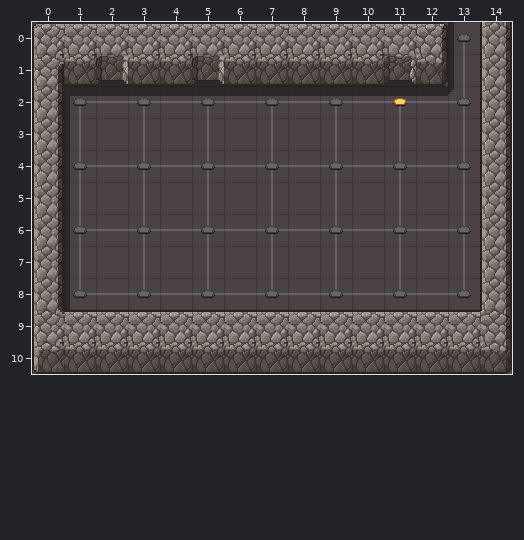
Two states of a Tiled map, cocos/Code/assets/resources/map/map_2-1-E-1.tmx. Above: the version before the commit.
Cells are 32x32 px. Shown: x 0..14, y 0..10.
And afterwards:
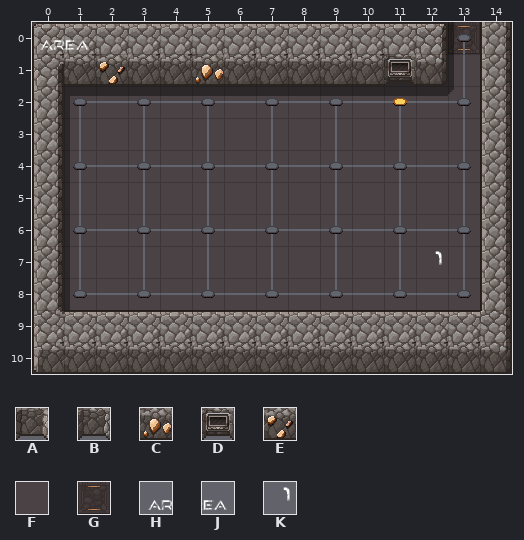
Key: from "scifi_dungeon_tileset2": A 2, B 101, C 105, D 112, E 115, F 150, G 181; from "scifi_tileset_01": H 150, J 151, K 153.
_ is an empty cell.
Tiles replaced or removed in this view: A, B, F.
Tiles of an added or newly shown layer are drawn over the layers below it.
The exact change:
Changed rows in their new state; . is an unchanged cell.
Layer "ground":
first column x 13:
 0 G
Layer "wall":
first column x 2:
 1 E..C.....D
Layer "p" (added):
first column x 0:
 0 HJ
first column x 12:
 7 K
Changed places in both pictures, as pixel boxes (x1, y1, x2, y2):
changed: (40, 40, 128, 86)
changed: (448, 22, 480, 54)
changed: (192, 54, 224, 86)
changed: (384, 56, 416, 84)
added: (435, 251, 442, 265)
